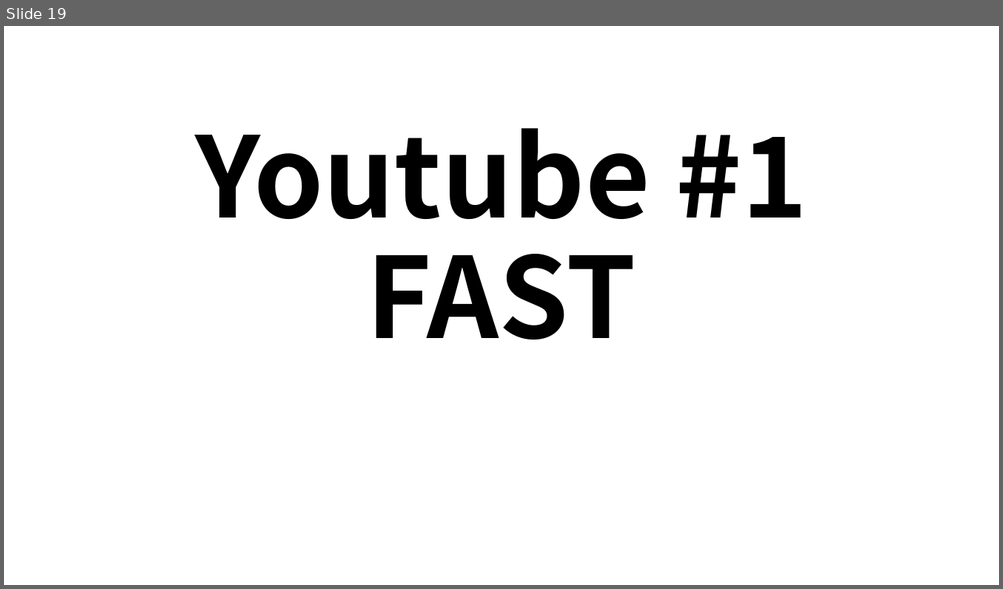
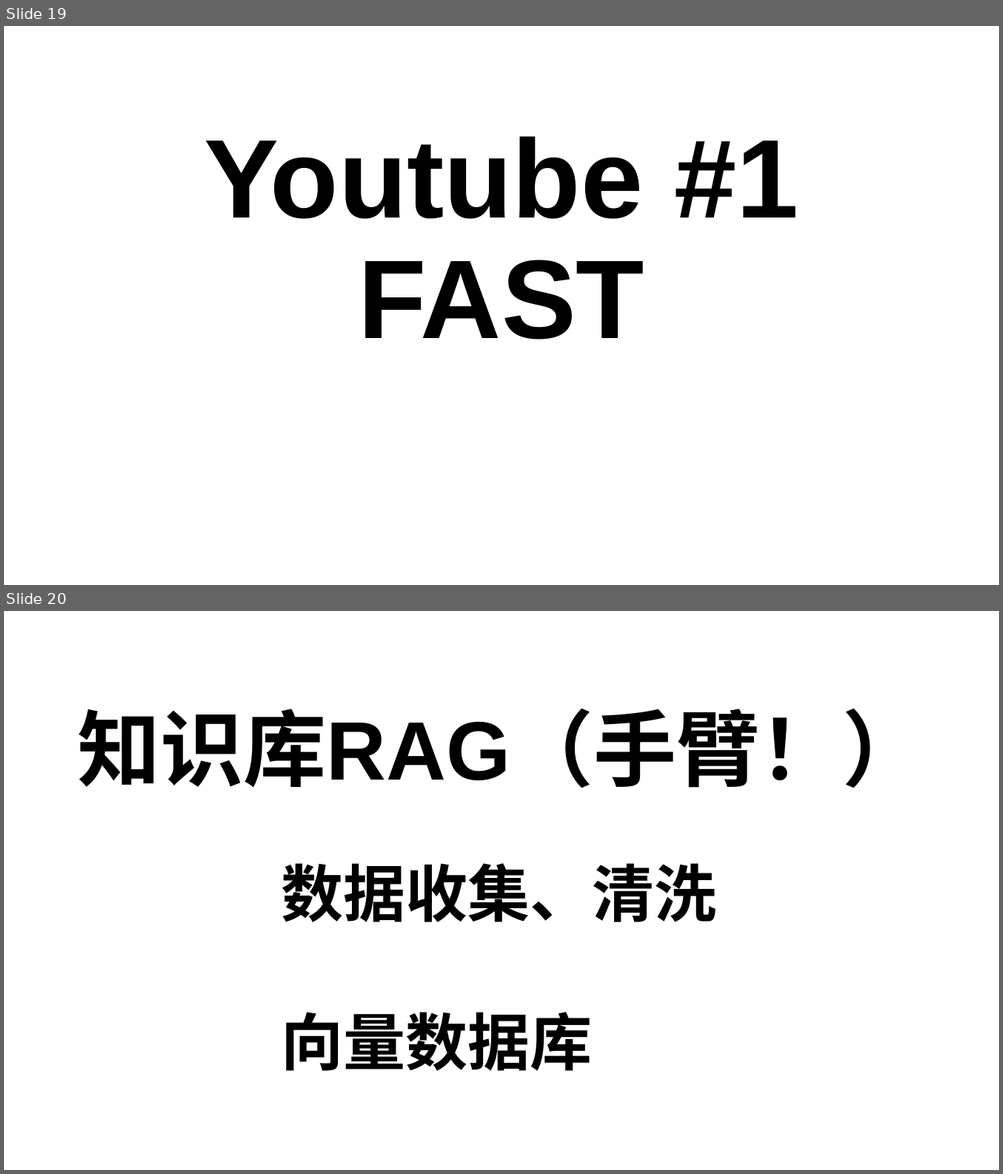
Before and after one commit to aistudybar/ob-OnePersonCompany, a slide deck: _attachment/一人公司（OPC）.pptx. Shown one above the other, each under a label of ours: slide 19 before the commit, slides 19 and 20 after it. The pictures are 1003x589 and 1003x1174 pixels, drawn with LibreOffice and Linux fonts; fonts in the diff are those of the drawing. Boxes give left, top, right and bottom in pixels: in the first picture for what was removed or moved away, otherwise in the second. Text is boxed around its words. In the diff, an @@ line names an element or a change of style, - is before the commit and + after.

```diff
--- a/_attachment/一人公司（OPC）.pptx
+++ b/_attachment/一人公司（OPC）.pptx
@@ slide 20 added at (4,611,999,1170), background #FFFFFF @@
@@ title added at (77,709,925,788), 80 pt, text #000000, bold @@
+知识库RAG（手臂！）
@@ text added at (282,863,717,1071), 60 pt, text #000000, bold @@
+数据收集、清洗
+向量数据库
@@ slide 19 changed as well @@
@@ title "Youtube #1 FAST" at (204,136,798,340): font Noto Sans CJK SC to Arial @@
```
Also in this commit, not shown: 16 other slides changed, 9 other slides added, 2 slides removed, 3 other files.
